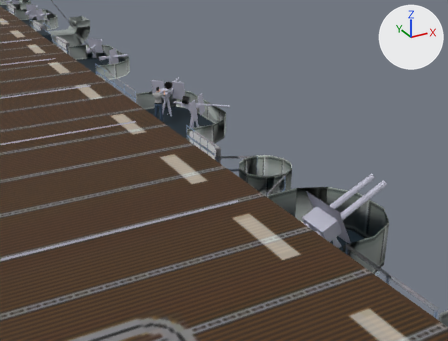
Renders of the glTF model models/vehicles/CVE_noflag_gun.glb from each side of a commit.
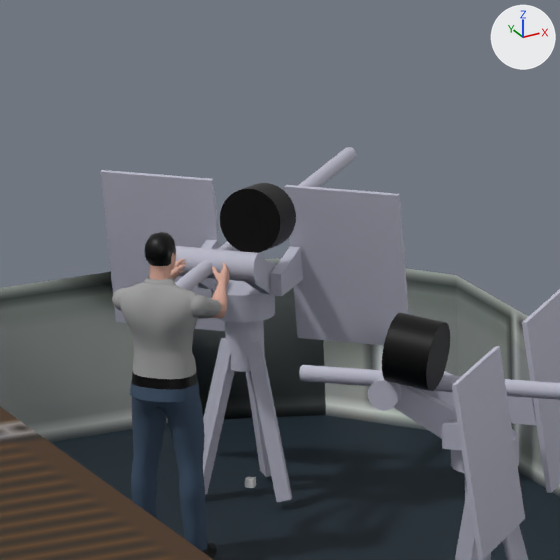
Old and new are each drawn from a 50 mm camera at (7.5, -204.2, 70.5) aimed at (50.0, -126.8, 31.8) and again close up on the part from 31% to 45% of the width and 18% to 36% of the height. The axes (+X, +Y, +Z) are drawn at upper right. The lights are the same throughout. Where no turn or scale is listed for an object, it has been applied to the vertices.

Names of what the first close-up shows: 'Barrel', 'Barrel.001', 'CVE', 'Magazine', 'Magazine.001', 'Support', 'Support.001', 'Support2.001', 'Tripod', 'Tripod.001', 'deck', 'gunner'.
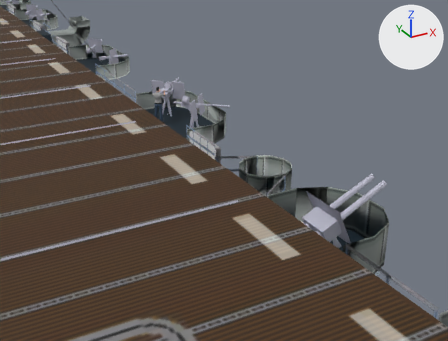
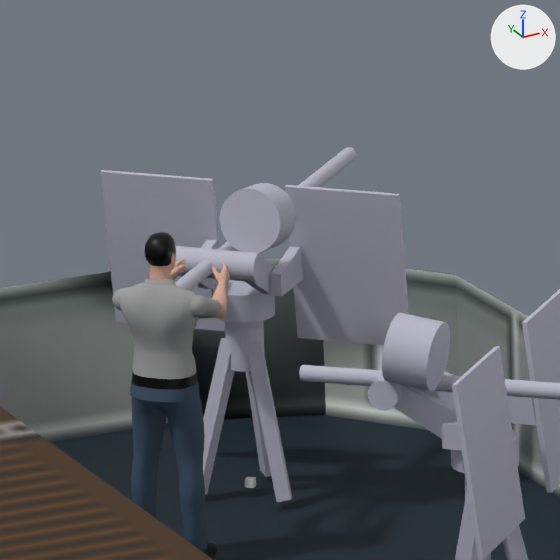
Boxes [x1, y1, x2, y2] around the edits, measured in the close-ups (560 x 560 px):
'Magazine.001', recoloured (black to grey): [382, 313, 450, 391] in both
'Magazine', recoloured (black to grey): [220, 183, 296, 253] in both

The change, as a diff of the scene's bpy script:
```diff
--- a/models/vehicles/CVE_noflag_gun.glb.py
+++ b/models/vehicles/CVE_noflag_gun.glb.py
@@ me_msh_magazine @@
 me_msh_magazine.from_pydata(...)  # 64 vertices, 124 faces; spans x -0.678..0.678, y -0.678..0.678, z -0.617..0.617
-me_msh_magazine.materials.append(mat_col_black)  # black #000000
+me_msh_magazine.materials.append(mat_mat_guns)  # light grey #bcbccb
@@ me_msh_magazine_001 @@
 me_msh_magazine_001.from_pydata(...)  # 64 vertices, 124 faces; spans x -0.678..0.678, y -0.678..0.678, z -0.617..0.617
-me_msh_magazine_001.materials.append(mat_col_black)  # black #000000
+me_msh_magazine_001.materials.append(mat_mat_guns)  # light grey #bcbccb
```
